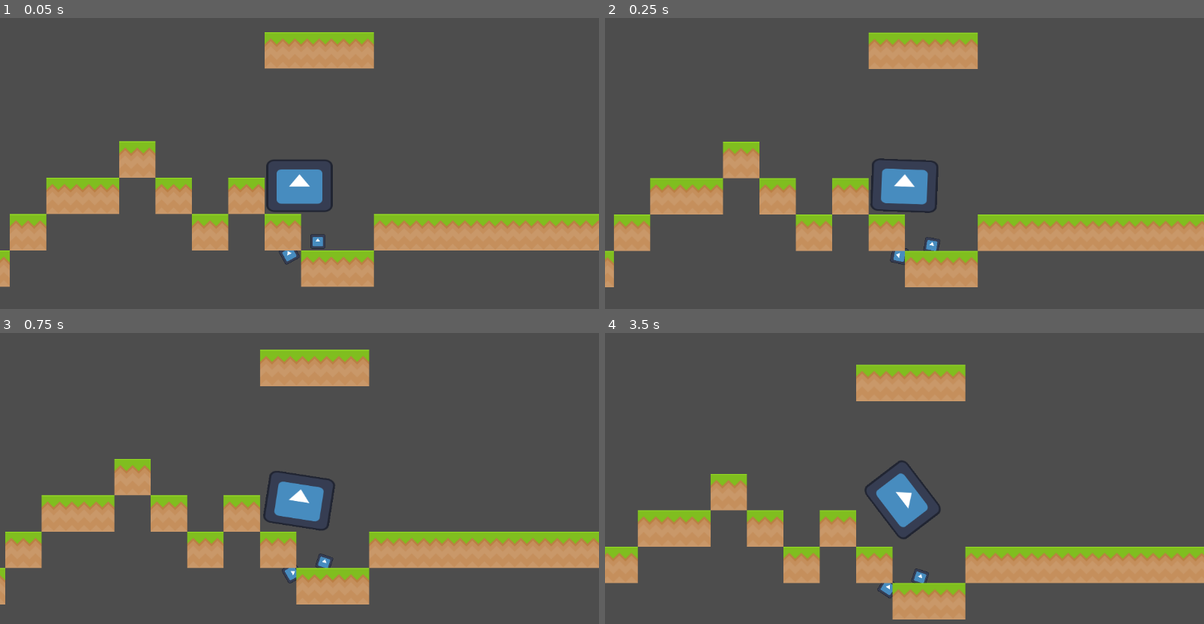
Above: before the commit, frames 1-4 (two rows, left to right).
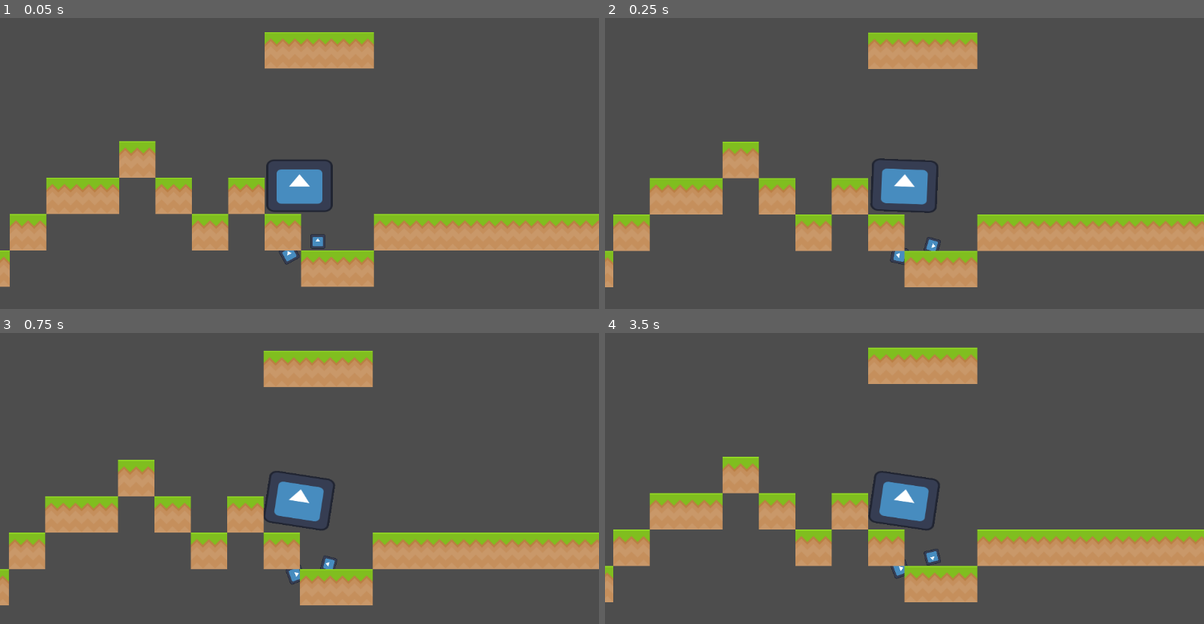
Above: after the commit, the same moments.

Repository: popatr/myphys
Game: Godot game, scene res://node_2d.tscn
Same seed, same stepped clock (60 frames per second), same inputs: the game is played once before the commit and once after it. The engine's default icon, where the game draws it, is replaced by a stand-in: a white triangle on a blue panel in a dark square.
Inputs:
- Up to frame 1 (0.05 s): no input
- Up to frame 2 (0.25 s): no input
- Up to frame 3 (0.75 s): tap Enter (ui_accept) at 0.5 s; hold Right (ui_right) from 0.53 s (still down)
- Up to frame 4 (3.5 s): tap Enter (ui_accept) at 0.77, 1.52, 3.02 s; release Right (ui_right) at 1.28 s; hold Left (ui_left) 1.28-2.03 s; hold Right (ui_right) from 2.03 s (still down)

Frame 1 is identical in both runs. In frame 2, 0.4% of the frame differs, in the area x 1-63%, y 4-93%; in frame 3, 4.1%; in frame 4, 21%, in the area x 0-100%, y 4-99%.

Commit message:
smoothedcol

Diff:
--- /dev/null
+++ b/CollisionInfo.gd
@@ -0,0 +1,16 @@
+extends Object
+class_name CollisionInfo
+
+var collisionThreshold = 0.01
+var count:float = 0
+var normal:Vector2 = Vector2.ZERO
+var force:Vector2 = Vector2.ZERO
+var velocity1:Vector2 = Vector2.ZERO
+var velocity2:Vector2 = Vector2.ZERO
+var what:Node2D = null
+
+func collided()->bool:
+	return count>collisionThreshold
+
+func relativeVelocity()->Vector2:
+	return velocity1 - velocity2
--- /dev/null
+++ b/SmoothedCollision.gd
@@ -0,0 +1,28 @@
+extends Object
+class_name SmoothedCollision
+
+var smoothedCollision:CollisionInfo = CollisionInfo.new()
+var count = 3;
+var collisions:Array[CollisionInfo] = []
+
+func _init():
+	for i in count:
+		collisions.push_front(CollisionInfo.new())
+
+func addCollision(col:CollisionInfo)->CollisionInfo:
+	var losingCol = collisions.pop_back()
+	collisions.push_front(col)
+	smoothedCollision.count += (col.count - losingCol.count)/count
+	smoothedCollision.normal += (col.normal -losingCol.normal) / 3
+	if(col.count>0.01):
+		smoothedCollision.what = col.what
+	if(smoothedCollision.count < 0.01):
+		smoothedCollision.velocity1 = col.velocity1
+		smoothedCollision.velocity2 = Vector2.ZERO
+		smoothedCollision.force = Vector2.ZERO
+		smoothedCollision.what = null
+	else:
+		smoothedCollision.velocity1 = smoothedCollision.velocity1 if(smoothedCollision.velocity1 > col.velocity1) else col.velocity1
+		smoothedCollision.velocity2 = smoothedCollision.velocity2 if(smoothedCollision.velocity2 > col.velocity2) else col.velocity2
+		smoothedCollision.force = smoothedCollision.force if(smoothedCollision.force > col.force) else col.force
+	return smoothedCollision
--- a/wheel.gd
+++ b/wheel.gd
@@ -1,25 +1,33 @@
 class_name Wheel
 extends RigidBody2D
 
-var colnorm:Vector2
-var contactHistory:Array[int] = [0,0,0]
-var contactVel:Vector2
-var lvOld:Vector2
+var contact:bool = false
+var smoothedCol:SmoothedCollision = SmoothedCollision.new()
+var iter=0
 
 func _integrate_forces(state):
 	var contacts = get_contact_count()
-	contactHistory.push_front(contacts>0)
-	var contactNow = contactHistory.sum
-		if(contact):
-			contactVel = lvOld
-			contactVel -= state.get_contact_collider_velocity_at_position(0)
-			contactVel += Vector2.ZERO
-	if contacts>0:
-		colnorm = state.get_contact_local_normal(0)
-		colnorm += Vector2.ZERO
+	var collision = CollisionInfo.new()
+	collision.count=contacts
+	collision.velocity1 = linear_velocity
+	if(collision.collided()):
+		collision.normal = state.get_contact_local_normal(0)
+		collision.velocity2 = state.get_contact_collider_velocity_at_position(0)
+		collision.what = state.get_contact_collider_object(0)
+		collision.force = state.get_contact_impulse(0)
 
+	smoothedCol.addCollision(collision)
+	var contactNow = smoothedCol.smoothedCollision.collided();
 
-	lvOld = state.linear_velocity
+	if(contact!=contactNow):
+		contact = contactNow
+		if(contactNow):
+			#first contact
+			iter+=1
+		else:
+			#first air
+			iter+=1
+
 
 # Called when the node enters the scene tree for the first time.
 func _ready():
Not shown, added: nod14A7.tmp
